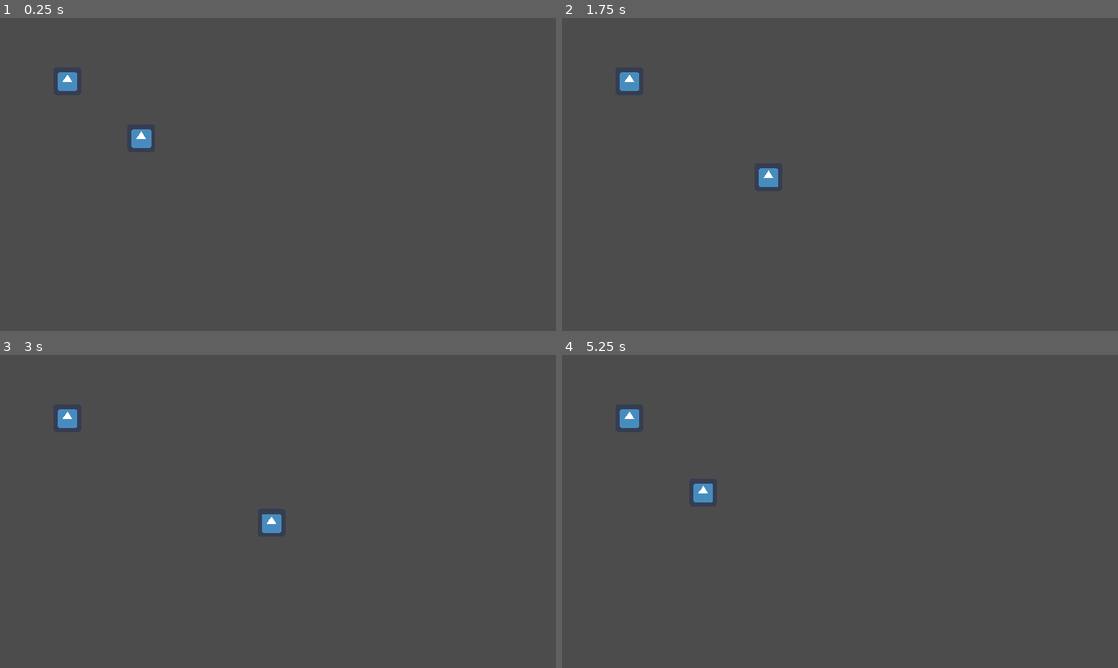
Above: before the commit, frames 1-4 (two rows, left to right).
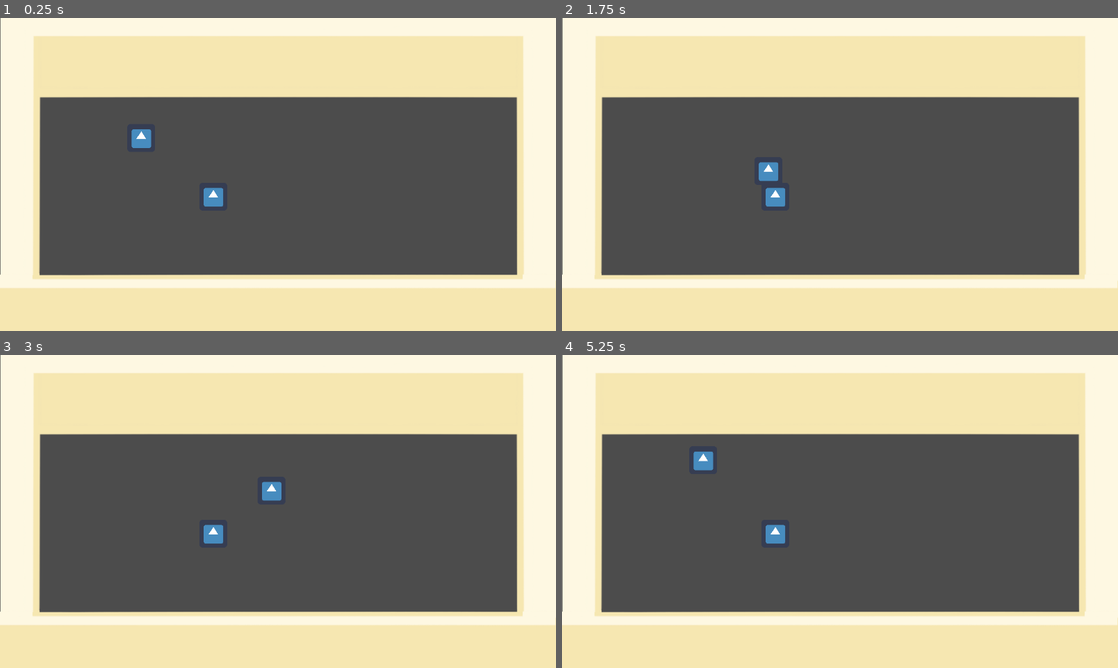
Above: after the commit, the same moments.

Repository: pcchiu96/Protocol-Phorest-1-A
Game: Godot game, scene res://Rooms/Room.tscn
The game is run twice, just before and just after one commit, with the same random seed, the same clock (stepped at 60 frames per second) and the same inputs. The engine's default icon, where the game draws it, is replaced by a stand-in: a white triangle on a blue panel in a dark square.
Inputs (mouse positions are in pixels of both pictures, inside the frame that each line leads up to):
- Up to frame 1 (0.25 s): no input
- Up to frame 2 (1.75 s): tap Enter at 0.5 s; move the mouse to (962, 158) at 0.52 s; hold D (right) 0.53-1.28 s; move the mouse to (728, 190) at 1.27 s; hold S (down) from 1.28 s (still down)
- Up to frame 3 (3 s): move the mouse to (333, 442) at 2.02 s; release S (down) at 2.03 s; hold D (right) 2.03-2.78 s; move the mouse to (250, 574) at 2.77 s; hold W (up) from 2.78 s (still down)
- Up to frame 4 (5.25 s): move the mouse to (1006, 558) at 3.52 s; release W (up) at 3.53 s; hold A (left) 3.53-5.03 s; move the mouse to (673, 464) at 4.27 s; move the mouse to (867, 511) at 5.02 s; hold S (down) from 5.03 s (still down)

The runs differ from the first frame. In frame 1, 52% of the frame differs, in the area x 0-100%, y 0-100%; in frame 2, 52%; in frame 3, 52%; in frame 4, 52%.

Commit message:
added wall collision sprites

Diff:
--- a/Rooms/Room.tscn
+++ b/Rooms/Room.tscn
@@ -1,7 +1,9 @@
-[gd_scene load_steps=7 format=2]
+[gd_scene load_steps=11 format=2]
 
 [ext_resource path="res://icon.png" type="Texture" id=1]
 [ext_resource path="res://Player/Old Man.gd" type="Script" id=2]
+[ext_resource path="res://Assets/bedroom-top-and-sides.png" type="Texture" id=3]
+[ext_resource path="res://Assets/bedroom-bottom-wall.png" type="Texture" id=4]
 
 [sub_resource type="RectangleShape2D" id=1]
 extents = Vector2( 30.5, 30.5 )
@@ -9,16 +11,23 @@
 [sub_resource type="RectangleShape2D" id=2]
 extents = Vector2( 29, 29 )
 
-[sub_resource type="RectangleShape2D" id=3]
-extents = Vector2( 640, 30 )
+[sub_resource type="RectangleShape2D" id=5]
+extents = Vector2( 45, 358.75 )
+
+[sub_resource type="RectangleShape2D" id=6]
+extents = Vector2( 45, 358.75 )
 
 [sub_resource type="RectangleShape2D" id=4]
-extents = Vector2( 30, 358.75 )
+extents = Vector2( 640, 75 )
+
+[sub_resource type="RectangleShape2D" id=3]
+extents = Vector2( 640, 45 )
 
 [node name="Room" type="Node2D"]
 
 [node name="Old Man" type="KinematicBody2D" parent="."]
 position = Vector2( 325, 276 )
+z_index = 1
 script = ExtResource( 2 )
 __meta__ = {
 "_edit_group_": true
@@ -32,7 +41,7 @@
 texture = ExtResource( 1 )
 
 [node name="Static Object" type="StaticBody2D" parent="."]
-position = Vector2( 155, 145 )
+position = Vector2( 491, 411 )
 __meta__ = {
 "_edit_group_": true
 }
@@ -44,23 +53,38 @@
 texture = ExtResource( 1 )
 
 [node name="Borders" type="StaticBody2D" parent="."]
-position = Vector2( 644, 389 )
+position = Vector2( 645, 389 )
 __meta__ = {
 "_edit_group_": true
 }
 
-[node name="Top Wall" type="CollisionShape2D" parent="Borders"]
-position = Vector2( -4, -359 )
-shape = SubResource( 3 )
-
 [node name="Left Wall" type="CollisionShape2D" parent="Borders"]
-position = Vector2( -612, -28.25 )
-shape = SubResource( 4 )
+position = Vector2( -600, -30 )
+shape = SubResource( 5 )
 
 [node name="Right Wall" type="CollisionShape2D" parent="Borders"]
-position = Vector2( 604, -28 )
+position = Vector2( 591, -31 )
+shape = SubResource( 6 )
+
+[node name="Top Wall" type="CollisionShape2D" parent="Borders"]
+position = Vector2( -4, -314 )
 shape = SubResource( 4 )
+__meta__ = {
+"_edit_group_": true
+}
+
+[node name="Sprite" type="Sprite" parent="Borders/Top Wall"]
+position = Vector2( 0, 285 )
+texture = ExtResource( 3 )
 
 [node name="Bottom Wall" type="CollisionShape2D" parent="Borders"]
-position = Vector2( -4, 301 )
+position = Vector2( -4, 286 )
+z_index = 3
 shape = SubResource( 3 )
+__meta__ = {
+"_edit_group_": true
+}
+
+[node name="Sprite" type="Sprite" parent="Borders/Bottom Wall"]
+position = Vector2( -2, -312 )
+texture = ExtResource( 4 )
--- a/project.godot
+++ b/project.godot
@@ -20,7 +20,6 @@
 window/size/height=720
 window/size/test_width=1280
 window/size/test_height=720
-window/stretch/mode="2d"
 
 [importer_defaults]
 
Binary file added: Assets/bedroom-alarm.png
Not shown, added: Assets/bedroom-alarm.png.import
Binary file added: Assets/bedroom-bottom-wall.png
Not shown, added: Assets/bedroom-bottom-wall.png.import
Binary file added: Assets/bedroom-closet.png
Not shown, added: Assets/bedroom-closet.png.import
Binary file added: Assets/bedroom-floor.png
Not shown, added: Assets/bedroom-floor.png.import
Binary file added: Assets/bedroom-top-and-sides.png
Not shown, added: Assets/bedroom-top-and-sides.png.import
Not shown, changed: .DS_Store
